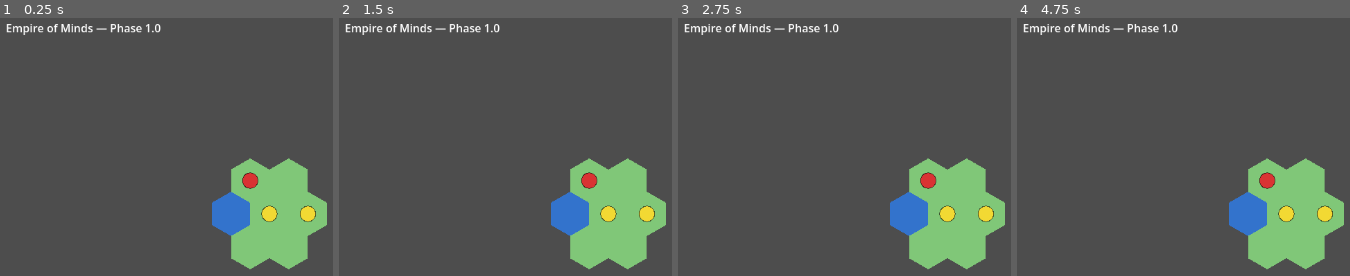
Above: before the commit, frames 1-4 (left to right).
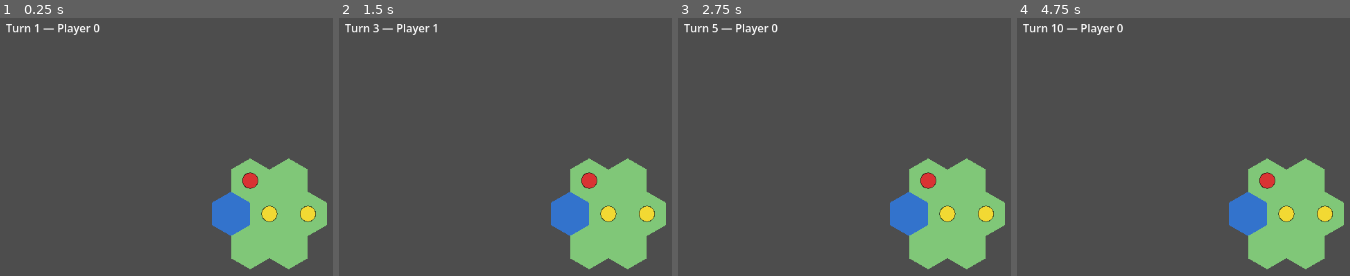
Above: after the commit, the same moments.

Repository: nizlas/EmpireOfMinds
Game: Godot game, scene res://main.tscn
The game is run twice, just before and just after one commit, with the same random seed, the same clock (stepped at 60 frames per second) and the same inputs.
Inputs (mouse positions are in pixels of both pictures, inside the frame that each line leads up to):
- Up to frame 1 (0.25 s): no input
- Up to frame 2 (1.5 s): tap Enter at 0.5 s; move the mouse to (outside the picture) at 0.52 s; tap Space at 0.6, 0.77, 1.07, 1.25, 1.35 s; click (outside the picture) at 0.67 s; move the mouse to (572, 252) at 1.27 s; click (572, 252) at 1.42 s
- Up to frame 3 (2.75 s): tap Space at 1.52, 1.82, 2.1 s; tap Enter at 2 s; move the mouse to (outside the picture) at 2.02 s; click (outside the picture) at 2.17 s
- Up to frame 4 (4.75 s): tap Space at 2.75, 2.85, 3.02, 3.32, 3.6, 3.77, 4.07, 4.25, 4.35, 4.52 s; move the mouse to (outside the picture) at 2.77 s; click (outside the picture) at 2.92 s; tap Enter at 3.5 s; move the mouse to (outside the picture) at 3.52 s; click (outside the picture) at 3.67 s; move the mouse to (1170, 162) at 4.27 s; click (1170, 162) at 4.42 s

The runs differ from the first frame. In frame 1, 0.9% of the frame differs, in the area x 1-49%, y 2-7%; in frame 2, 0.8%; in frame 3, 0.9%; in frame 4, 0.9%.

Commit message:
Add Godot headless test runner

Diff:
--- /dev/null
+++ b/game/domain/actions/end_turn.gd
@@ -0,0 +1,42 @@
+# EndTurn action: advance TurnState via GameState.try_apply. Validate is structural only; current-player gate is in GameState.
+# See docs/TURNS.md, docs/ACTIONS.md
+class_name EndTurn
+extends RefCounted
+
+const SCHEMA_VERSION: int = 1
+const ACTION_TYPE: String = "end_turn"
+
+const TurnStateScript = preload("res://domain/turn_state.gd")
+
+static func make(actor_id: int) -> Dictionary:
+	return {
+		"schema_version": SCHEMA_VERSION,
+		"action_type": ACTION_TYPE,
+		"actor_id": actor_id,
+	}
+
+static func validate(turn_state, action) -> Dictionary:
+	if turn_state == null:
+		return {"ok": false, "reason": "turn_state_null"}
+	if action == null:
+		return {"ok": false, "reason": "wrong_action_type"}
+	if typeof(action) != TYPE_DICTIONARY:
+		return {"ok": false, "reason": "wrong_action_type"}
+	if not action.has("action_type"):
+		return {"ok": false, "reason": "wrong_action_type"}
+	if action["action_type"] != ACTION_TYPE:
+		return {"ok": false, "reason": "wrong_action_type"}
+	if not action.has("schema_version"):
+		return {"ok": false, "reason": "unsupported_schema_version"}
+	if action["schema_version"] != SCHEMA_VERSION:
+		return {"ok": false, "reason": "unsupported_schema_version"}
+	if not action.has("actor_id"):
+		return {"ok": false, "reason": "malformed_action"}
+	if typeof(action["actor_id"]) != TYPE_INT:
+		return {"ok": false, "reason": "malformed_action"}
+	return {"ok": true, "reason": ""}
+
+static func apply(turn_state, action):
+	var vr = validate(turn_state, action)
+	assert(vr["ok"], "EndTurn.apply called with invalid action")
+	return turn_state.advance()
--- a/game/domain/game_state.gd
+++ b/game/domain/game_state.gd
@@ -1,24 +1,40 @@
-# Authoritative local session: current Scenario + ActionLog. Mutations only via try_apply.
-# See docs/ACTIONS.md, docs/ARCHITECTURE_PRINCIPLES.md
+# Authoritative local session: current Scenario, TurnState, and ActionLog. Mutations only via try_apply.
+# See docs/ACTIONS.md, docs/TURNS.md, docs/ARCHITECTURE_PRINCIPLES.md
 class_name GameState
 extends RefCounted
 
 const ScenarioScript = preload("res://domain/scenario.gd")
 const ActionLogScript = preload("res://domain/action_log.gd")
 const MoveUnitScript = preload("res://domain/actions/move_unit.gd")
+const EndTurnScript = preload("res://domain/actions/end_turn.gd")
+const TurnStateScript = preload("res://domain/turn_state.gd")
 const _GAME_STATE_SCRIPT = preload("res://domain/game_state.gd")
 
 var scenario
 var log
+var turn_state
 
 func _init(initial_scenario) -> void:
 	scenario = initial_scenario
 	log = ActionLogScript.new()
+	turn_state = TurnStateScript.new([0, 1], 0, 1)
 
-func try_apply(action: Dictionary) -> Dictionary:
+func try_apply(action) -> Dictionary:
 	if action == null:
 		return {"accepted": false, "reason": "unknown_action_type", "index": -1}
-	var at = action.get("action_type", "")
+	if typeof(action) != TYPE_DICTIONARY:
+		return {"accepted": false, "reason": "unknown_action_type", "index": -1}
+	if not action.has("action_type"):
+		return {"accepted": false, "reason": "unknown_action_type", "index": -1}
+	var at = action["action_type"]
+	if typeof(at) != TYPE_STRING:
+		return {"accepted": false, "reason": "unknown_action_type", "index": -1}
+	if at != MoveUnitScript.ACTION_TYPE and at != EndTurnScript.ACTION_TYPE:
+		return {"accepted": false, "reason": "unknown_action_type", "index": -1}
+	if not action.has("actor_id") or typeof(action["actor_id"]) != TYPE_INT:
+		return {"accepted": false, "reason": "malformed_action", "index": -1}
+	if action["actor_id"] != turn_state.current_player_id():
+		return {"accepted": false, "reason": "not_current_player", "index": -1}
 	if at == MoveUnitScript.ACTION_TYPE:
 		var r = MoveUnitScript.validate(scenario, action)
 		if not r["ok"]:
@@ -35,6 +51,22 @@
 		}
 		var idx = log.append(entry)
 		return {"accepted": true, "reason": "", "index": idx}
+	if at == EndTurnScript.ACTION_TYPE:
+		var er = EndTurnScript.validate(turn_state, action)
+		if not er["ok"]:
+			return {"accepted": false, "reason": er["reason"], "index": -1}
+		var prev_turn_number = turn_state.turn_number
+		turn_state = EndTurnScript.apply(turn_state, action)
+		var e_entry = {
+			"schema_version": action["schema_version"],
+			"action_type": action["action_type"],
+			"actor_id": action["actor_id"],
+			"turn_number_before": prev_turn_number,
+			"next_player_id": turn_state.current_player_id(),
+			"result": "accepted",
+		}
+		var e_idx = log.append(e_entry)
+		return {"accepted": true, "reason": "", "index": e_idx}
 	return {"accepted": false, "reason": "unknown_action_type", "index": -1}
 
 static func make_tiny_test_state():
--- /dev/null
+++ b/game/domain/tests/test_end_turn.gd
@@ -0,0 +1,69 @@
+# Headless: godot --headless --path game -s res://domain/tests/test_end_turn.gd
+extends SceneTree
+const EndTurnScript = preload("res://domain/actions/end_turn.gd")
+const TurnStateScript = preload("res://domain/turn_state.gd")
+
+var _total = 0
+var _any_fail = false
+
+func _init() -> void:
+	var ts = TurnStateScript.new([0, 1], 0, 1)
+	var a = EndTurnScript.make(0)
+	_check(a["schema_version"] == EndTurnScript.SCHEMA_VERSION, "schema_version")
+	_check(a["action_type"] == EndTurnScript.ACTION_TYPE, "action_type")
+	_check(a["actor_id"] == 0, "actor_id")
+	var r0 = EndTurnScript.validate(null, a)
+	_check(not r0["ok"] and r0["reason"] == "turn_state_null", "turn_state_null")
+	var r1 = EndTurnScript.validate(ts, null)
+	_check(not r1["ok"] and r1["reason"] == "wrong_action_type", "null action")
+	var r2 = EndTurnScript.validate(ts, {"foo": 1})
+	_check(not r2["ok"] and r2["reason"] == "wrong_action_type", "missing action_type")
+	var r3 = EndTurnScript.validate(ts, {"action_type": "move_unit"})
+	_check(not r3["ok"] and r3["reason"] == "wrong_action_type", "wrong action_type string")
+	var r4 = EndTurnScript.validate(ts, {"action_type": EndTurnScript.ACTION_TYPE})
+	_check(
+		not r4["ok"] and r4["reason"] == "unsupported_schema_version",
+		"no schema_version"
+	)
+	var r5 = EndTurnScript.validate(
+		ts,
+		{"action_type": EndTurnScript.ACTION_TYPE, "schema_version": 99, "actor_id": 0}
+	)
+	_check(
+		not r5["ok"] and r5["reason"] == "unsupported_schema_version",
+		"bad schema_version"
+	)
+	var r6 = EndTurnScript.validate(
+		ts,
+		{"action_type": EndTurnScript.ACTION_TYPE, "schema_version": EndTurnScript.SCHEMA_VERSION}
+	)
+	_check(not r6["ok"] and r6["reason"] == "malformed_action", "missing actor_id")
+	var r7 = EndTurnScript.validate(
+		ts,
+		{
+			"action_type": EndTurnScript.ACTION_TYPE,
+			"schema_version": EndTurnScript.SCHEMA_VERSION,
+			"actor_id": "nope",
+		}
+	)
+	_check(not r7["ok"] and r7["reason"] == "malformed_action", "actor_id not int")
+	var ok = EndTurnScript.validate(ts, EndTurnScript.make(0))
+	_check(ok["ok"], "valid struct")
+	var ts_before_i = ts.current_index
+	var ts2 = EndTurnScript.apply(ts, EndTurnScript.make(0))
+	_check(ts2.current_index == 1 and ts2.turn_number == 1, "apply advances")
+	_check(ts.current_index == ts_before_i, "apply does not mutate input turn_state")
+	if _any_fail:
+		call_deferred("quit", 1)
+	else:
+		print("PASS %d/%d" % [_total, _total])
+		call_deferred("quit", 0)
+
+func _check(cond, message) -> void:
+	_total = _total + 1
+	if cond:
+		return
+	_any_fail = true
+	var line = "FAIL: %s" % message
+	print(line)
+	push_error(line)
--- a/game/domain/tests/test_game_state.gd
+++ b/game/domain/tests/test_game_state.gd
@@ -11,7 +11,7 @@
 	var gs = GameStateScript.make_tiny_test_state()
 	_check(gs.scenario.units().size() == 3, "tiny state 3 units")
 	_check(gs.log.size() == 0, "log starts empty")
-	var bad_t = gs.try_apply({"action_type": "end_turn"})
+	var bad_t = gs.try_apply({"action_type": "no_such_action"})
 	_check(
 		not bad_t["accepted"] and bad_t["reason"] == "unknown_action_type" and bad_t["index"] == -1,
 		"unknown action type"
--- /dev/null
+++ b/game/domain/tests/test_turn_flow.gd
@@ -0,0 +1,70 @@
+# Headless: godot --headless --path game -s res://domain/tests/test_turn_flow.gd
+extends SceneTree
+const GameStateScript = preload("res://domain/game_state.gd")
+const MoveUnitScript = preload("res://domain/actions/move_unit.gd")
+const EndTurnScript = preload("res://domain/actions/end_turn.gd")
+const HexCoordScript = preload("res://domain/hex_coord.gd")
+
+var _total = 0
+var _any_fail = false
+
+func _init() -> void:
+	var gs = GameStateScript.make_tiny_test_state()
+	var bad_malformed = gs.try_apply(
+		{
+			"schema_version": EndTurnScript.SCHEMA_VERSION,
+			"action_type": EndTurnScript.ACTION_TYPE,
+		}
+	)
+	_check(
+		not bad_malformed["accepted"] and bad_malformed["reason"] == "malformed_action",
+		"gate malformed missing actor_id"
+	)
+	var bad_move_owner = gs.try_apply(MoveUnitScript.make(1, 3, 0, -1, 0, 0))
+	_check(
+		not bad_move_owner["accepted"] and bad_move_owner["reason"] == "not_current_player",
+		"MoveUnit wrong current player"
+	)
+	var bad_end = gs.try_apply(EndTurnScript.make(1))
+	_check(
+		not bad_end["accepted"] and bad_end["reason"] == "not_current_player",
+		"EndTurn wrong actor before gate"
+	)
+	var tn0 = gs.turn_state.turn_number
+	var cp0 = gs.turn_state.current_player_id()
+	var mv = gs.try_apply(MoveUnitScript.make(0, 1, 0, 0, 1, -1))
+	_check(mv["accepted"], "MoveUnit accepted")
+	_check(gs.turn_state.turn_number == tn0, "move does not advance turn_number")
+	_check(gs.turn_state.current_player_id() == cp0, "move does not change current player")
+	var en = gs.try_apply(EndTurnScript.make(0))
+	_check(en["accepted"], "EndTurn accepted")
+	_check(gs.turn_state.current_player_id() == 1, "now player 1")
+	_check(gs.turn_state.turn_number == 1, "still same round number")
+	var mv2 = gs.try_apply(MoveUnitScript.make(1, 3, 0, -1, 0, 0))
+	_check(mv2["accepted"], "player 1 moves unit 3")
+	_check(
+		gs.scenario.unit_by_id(3).position.equals(HexCoordScript.new(0, 0)),
+		"unit 3 at destination"
+	)
+	var en2 = gs.try_apply(EndTurnScript.make(1))
+	_check(en2["accepted"], "second EndTurn")
+	_check(gs.turn_state.current_player_id() == 0, "back to player 0")
+	_check(gs.turn_state.turn_number == 2, "turn counter after full cycle")
+	var entry = gs.log.get_entry(3)
+	_check(entry["action_type"] == EndTurnScript.ACTION_TYPE, "log entry is EndTurn")
+	_check(entry["turn_number_before"] == 1, "logged turn_number_before")
+	_check(entry["next_player_id"] == 0, "logged next_player_id")
+	if _any_fail:
+		call_deferred("quit", 1)
+	else:
+		print("PASS %d/%d" % [_total, _total])
+		call_deferred("quit", 0)
+
+func _check(cond, message) -> void:
+	_total = _total + 1
+	if cond:
+		return
+	_any_fail = true
+	var line = "FAIL: %s" % message
+	print(line)
+	push_error(line)
--- /dev/null
+++ b/game/domain/tests/test_turn_state.gd
@@ -0,0 +1,35 @@
+# Headless: godot --headless --path game -s res://domain/tests/test_turn_state.gd
+extends SceneTree
+const TurnStateScript = preload("res://domain/turn_state.gd")
+
+var _total = 0
+var _any_fail = false
+
+func _init() -> void:
+	var ts = TurnStateScript.new([0, 1], 0, 1)
+	_check(ts.players.size() == 2 and ts.players[0] == 0 and ts.players[1] == 1, "players copy")
+	_check(ts.current_index == 0 and ts.turn_number == 1, "initial index/turn")
+	_check(ts.current_player_id() == 0, "current_player_id")
+	var a1 = ts.advance()
+	_check(a1.current_index == 1 and a1.turn_number == 1, "advance to p1 same turn")
+	_check(ts.current_index == 0 and ts.turn_number == 1, "advance does not mutate source")
+	var a2 = a1.advance()
+	_check(a2.current_index == 0 and a2.turn_number == 2, "wrap increments turn_number")
+	var ts_b = TurnStateScript.new([0, 1], 0, 1)
+	_check(ts.equals(ts_b), "equals true")
+	_check(not ts.equals(a1), "equals false different index")
+	_check(not ts.equals(null), "equals null")
+	if _any_fail:
+		call_deferred("quit", 1)
+	else:
+		print("PASS %d/%d" % [_total, _total])
+		call_deferred("quit", 0)
+
+func _check(cond, message) -> void:
+	_total = _total + 1
+	if cond:
+		return
+	_any_fail = true
+	var line = "FAIL: %s" % message
+	print(line)
+	push_error(line)
--- /dev/null
+++ b/game/domain/turn_state.gd
@@ -0,0 +1,54 @@
+# Immutable turn order snapshot: player ids, whose turn it is, and turn counter for UI/rules.
+# See docs/TURNS.md
+class_name TurnState
+extends RefCounted
+
+const _TURN_STATE_SCRIPT = preload("res://domain/turn_state.gd")
+
+var players: Array
+var current_index: int
+var turn_number: int
+
+func _init(p_players: Array, p_current_index: int = 0, p_turn_number: int = 1) -> void:
+	assert(p_players.size() > 0, "TurnState requires at least one player id")
+	assert(
+		p_current_index >= 0 and p_current_index < p_players.size(),
+		"current_index must index into players"
+	)
+	assert(p_turn_number >= 1, "turn_number must be >= 1")
+	var pi = 0
+	while pi < p_players.size():
+		assert(typeof(p_players[pi]) == TYPE_INT, "player ids must be int")
+		pi = pi + 1
+	players = p_players.duplicate()
+	current_index = p_current_index
+	turn_number = p_turn_number
+
+func current_player_id() -> int:
+	return players[current_index]
+
+func advance():
+	var n = players.size()
+	var next_i = (current_index + 1) % n
+	var next_n = turn_number
+	if next_i == 0:
+		next_n = turn_number + 1
+	return _TURN_STATE_SCRIPT.new(players.duplicate(), next_i, next_n)
+
+func equals(other) -> bool:
+	if other == null:
+		return false
+	if not (other is TurnState):
+		return false
+	if turn_number != other.turn_number:
+		return false
+	if current_index != other.current_index:
+		return false
+	if players.size() != other.players.size():
+		return false
+	var i = 0
+	while i < players.size():
+		if players[i] != other.players[i]:
+			return false
+		i = i + 1
+	return true
--- a/game/main.gd
+++ b/game/main.gd
@@ -32,3 +32,13 @@
 	selection_controller.selection = selection
 	selection_controller.selection_view = selection_view
 	selection_controller.units_view = units_view
+	var turn_label = $TurnLabel
+	turn_label.game_state = game_state
+	turn_label.refresh()
+	selection_controller.turn_label = turn_label
+	var end_turn_controller = $EndTurnController
+	end_turn_controller.game_state = game_state
+	end_turn_controller.selection = selection
+	end_turn_controller.selection_view = selection_view
+	end_turn_controller.units_view = units_view
+	end_turn_controller.turn_label = turn_label
--- a/game/main.tscn
+++ b/game/main.tscn
@@ -1,20 +1,23 @@
-[gd_scene load_steps=6 format=3]
+[gd_scene load_steps=8 format=3]
 
 [ext_resource type="Script" path="res://main.gd" id="1_main"]
 [ext_resource type="Script" path="res://presentation/map_view.gd" id="2_mapview"]
 [ext_resource type="Script" path="res://presentation/selection_view.gd" id="3_selectionview"]
 [ext_resource type="Script" path="res://presentation/units_view.gd" id="4_unitsview"]
 [ext_resource type="Script" path="res://presentation/selection_controller.gd" id="5_selectioncontroller"]
+[ext_resource type="Script" path="res://presentation/turn_label.gd" id="6_turnlabel"]
+[ext_resource type="Script" path="res://presentation/end_turn_controller.gd" id="7_endturncontroller"]
 
 [node name="Main" type="Node2D"]
 script = ExtResource("1_main")
 
-[node name="Label" type="Label" parent="."]
+[node name="TurnLabel" type="Label" parent="."]
 offset_left = 20.0
 offset_top = 20.0
 offset_right = 800.0
 offset_bottom = 100.0
-text = "Empire of Minds — Phase 1.0"
+text = ""
+script = ExtResource("6_turnlabel")
 
 [node name="MapView" type="Node2D" parent="."]
 position = Vector2(400, 300)
@@ -31,3 +34,7 @@
 [node name="SelectionController" type="Node2D" parent="."]
 position = Vector2(400, 300)
 script = ExtResource("5_selectioncontroller")
+
+[node name="EndTurnController" type="Node2D" parent="."]
+position = Vector2(0, 0)
+script = ExtResource("7_endturncontroller")
--- /dev/null
+++ b/game/presentation/end_turn_controller.gd
@@ -0,0 +1,41 @@
+# Space submits EndTurn for the current player via GameState.try_apply only.
+# See docs/TURNS.md, docs/ACTIONS.md
+class_name EndTurnController
+extends Node2D
+
+const GameStateScript = preload("res://domain/game_state.gd")
+const EndTurnScript = preload("res://domain/actions/end_turn.gd")
+const SelectionStateScript = preload("res://presentation/selection_state.gd")
+
+var game_state
+var selection
+var selection_view
+var units_view
+var turn_label
+
+func _unhandled_input(event: InputEvent) -> void:
+	assert(GameStateScript != null)
+	assert(EndTurnScript != null)
+	if (
+		game_state == null
+		or selection == null
+		or selection_view == null
+		or units_view == null
+		or turn_label == null
+	):
+		return
+	if event is InputEventKey:
+		var ek = event as InputEventKey
+		if ek.pressed and not ek.echo and ek.keycode == KEY_SPACE:
+			var ts = game_state.turn_state
+			var action = EndTurnScript.make(ts.current_player_id())
+			var result = game_state.try_apply(action)
+			if result["accepted"]:
+				selection.clear()
+				selection_view.scenario = game_state.scenario
+				units_view.scenario = game_state.scenario
+				selection_view.queue_redraw()
+				units_view.queue_redraw()
+				turn_label.refresh()
+			else:
+				push_warning("EndTurn rejected: %s" % result["reason"])
--- a/game/presentation/selection_controller.gd
+++ b/game/presentation/selection_controller.gd
@@ -17,6 +17,7 @@
 var selection
 var selection_view
 var units_view
+var turn_label
 @export var marker_hit_radius_ratio: float = 0.35
 
 func _unhandled_input(event: InputEvent) -> void:
@@ -60,6 +61,8 @@
 						selection.clear()
 						selection_view.queue_redraw()
 						units_view.queue_redraw()
+						if turn_label != null:
+							turn_label.refresh()
 					else:
 						push_warning("MoveUnit rejected: %s" % result["reason"])
 					return
--- /dev/null
+++ b/game/presentation/tests/test_turn_label.gd
@@ -0,0 +1,33 @@
+# Headless: godot --headless --path game -s res://presentation/tests/test_turn_label.gd
+extends SceneTree
+const TurnLabelScript = preload("res://presentation/turn_label.gd")
+const GameStateScript = preload("res://domain/game_state.gd")
+const EndTurnScript = preload("res://domain/actions/end_turn.gd")
+
+var _total = 0
+var _any_fail = false
+
+func _init() -> void:
+	_check(TurnLabelScript.compute_text(null) == "", "null game_state text")
+	var gs = GameStateScript.make_tiny_test_state()
+	_check(TurnLabelScript.compute_text(gs) == "Turn 1 — Player 0", "initial label")
+	var r1 = gs.try_apply(EndTurnScript.make(0))
+	_check(r1["accepted"], "first EndTurn applies")
+	_check(TurnLabelScript.compute_text(gs) == "Turn 1 — Player 1", "after one EndTurn")
+	var r2 = gs.try_apply(EndTurnScript.make(1))
+	_check(r2["accepted"], "second EndTurn applies")
+	_check(TurnLabelScript.compute_text(gs) == "Turn 2 — Player 0", "after two EndTurns")
+	if _any_fail:
+		call_deferred("quit", 1)
+	else:
+		print("PASS %d/%d" % [_total, _total])
+		call_deferred("quit", 0)
+
+func _check(cond, message) -> void:
+	_total = _total + 1
+	if cond:
+		return
+	_any_fail = true
+	var line = "FAIL: %s" % message
+	print(line)
+	push_error(line)
--- /dev/null
+++ b/game/presentation/turn_label.gd
@@ -0,0 +1,16 @@
+# Debug label text derived from GameState.turn_state. No input.
+# See docs/RENDERING.md, docs/TURNS.md
+extends Label
+
+const GameStateScript = preload("res://domain/game_state.gd")
+
+var game_state
+
+static func compute_text(a_game_state) -> String:
+	if a_game_state == null:
+		return ""
+	var ts = a_game_state.turn_state
+	return "Turn %d — Player %d" % [ts.turn_number, ts.current_player_id()]
+
+func refresh() -> void:
+	text = compute_text(game_state)
Not shown, added: game/domain/actions/end_turn.gd.uid
Not shown, added: game/domain/tests/test_end_turn.gd.uid
Not shown, added: game/domain/tests/test_turn_flow.gd.uid
Not shown, added: game/domain/tests/test_turn_state.gd.uid
Not shown, added: game/domain/turn_state.gd.uid
Not shown, added: game/presentation/end_turn_controller.gd.uid
Not shown, added: game/presentation/tests/test_turn_label.gd.uid
Not shown, added: game/presentation/turn_label.gd.uid
Not shown, changed: docs/ACTIONS.md
Not shown, changed: docs/DECISION_LOG.md
Not shown, changed: docs/PHASE_PLAN.md
Not shown, changed: docs/RENDERING.md
(and 3 more such lines)
